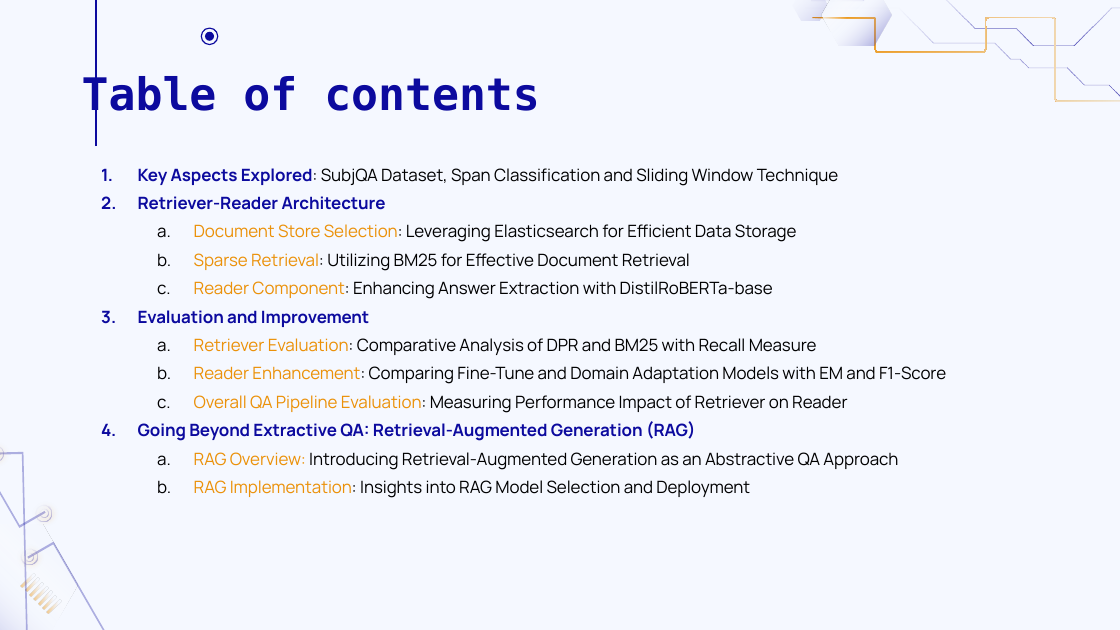
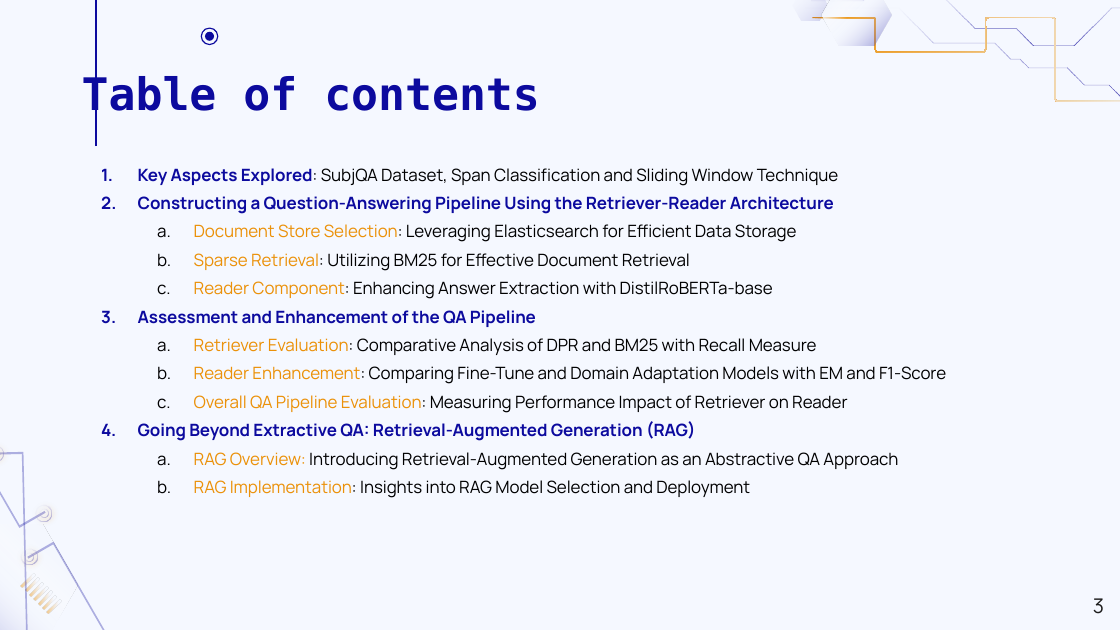
Before and after one commit to MarioAvolio/AI-Project, a slide deck: slide 3 of Question Answering.pptx. Drawn at 1120x630 pixels with LibreOffice and Linux fonts; fonts in the diff are those of the drawing. Boxes give left, top, right and bottom in pixels: in the first picture for what was removed or moved away, otherwise in the second. Text is boxed around its words. In the diff, an @@ line names an element or a change of style, - is before the commit and + after.

```diff
--- a/Question Answering.pptx
+++ b/Question Answering.pptx
@@ text at (138, 196, 834, 214): text changed @@
-2. Retriever-Reader Architecture
+2. Constructing a Question-Answering Pipeline Using the Retriever-Reader Architecture
@@ text at (138, 310, 536, 327): text changed @@
-3. Evaluation and Improvement
+3. Assessment and Enhancement of the QA Pipeline
@@ page number added at (1093, 598, 1104, 614), 13 pt, text #1D1D1D @@
+3
```
Also in this commit, not shown: 46 other slides changed.
